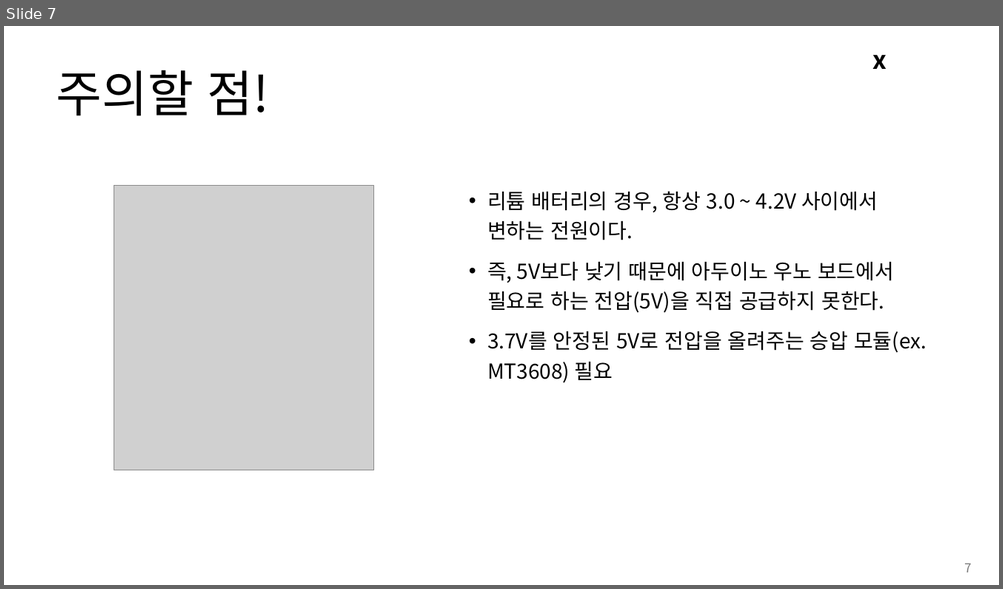
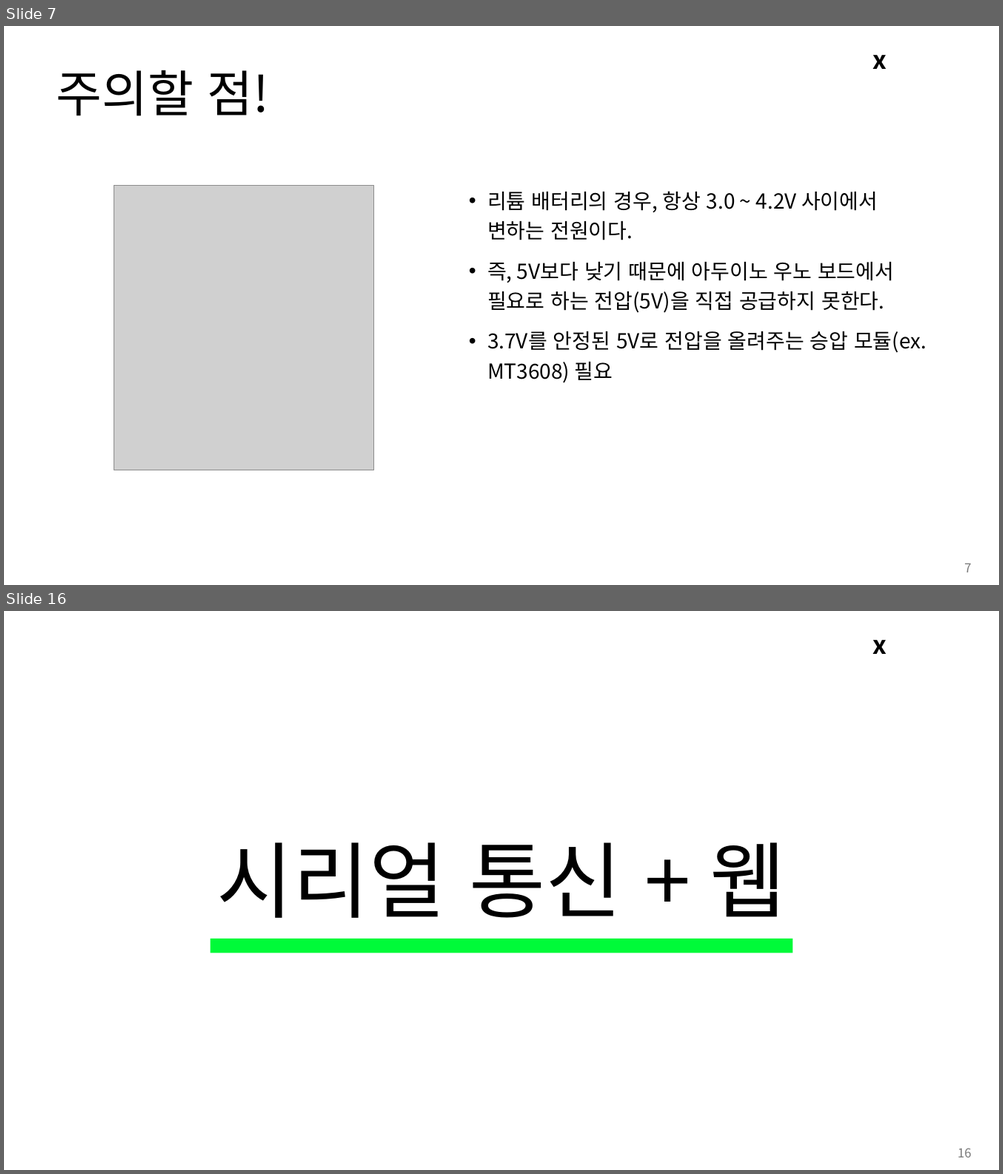
Before and after one commit to Leader-Lesson/KDT_RE_3rd, a slide deck: material/Arduino/05_태양광패널.pptx. Shown one above the other, each under a label of ours: slide 7 before the commit, slides 7 and 16 after it; the slides between them are not shown. The pictures are 1003x589 and 1003x1174 pixels, drawn with LibreOffice and Linux fonts; fonts in the diff are those of the drawing; grey boxes stand for pictures; background and template pictures are left out. Boxes give left, top, right and bottom in pixels: in the first picture for what was removed or moved away, otherwise in the second. Text is boxed around its words. In the diff, an @@ line names an element or a change of style, - is before the commit and + after.

```diff
--- a/material/Arduino/05_태양광패널.pptx
+++ b/material/Arduino/05_태양광패널.pptx
@@ slide 16 added at <box>4,611,999,1170</box>, background #FFFFFF; not listed: 1 template element that a slide beside it also shows @@
@@ title added at <box>217,843,785,918</box>, 80 pt, text #000000 @@
+시리얼 통신 + 웹
@@ rectangle added at <box>210,939,792,954</box>, fill #00FA39 @@
@@ page number added at <box>957,1148,971,1158</box>, 12 pt, text #797979 @@
+16
```
Also in this commit, not shown: 2 slides changed, 47 other slides added, 5 slides removed, 10 other files.
